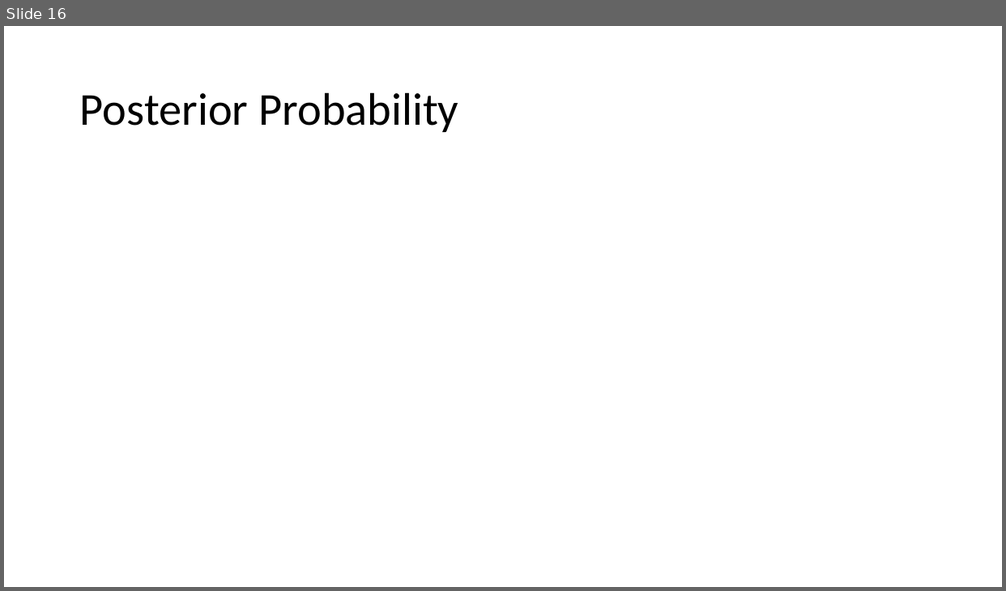
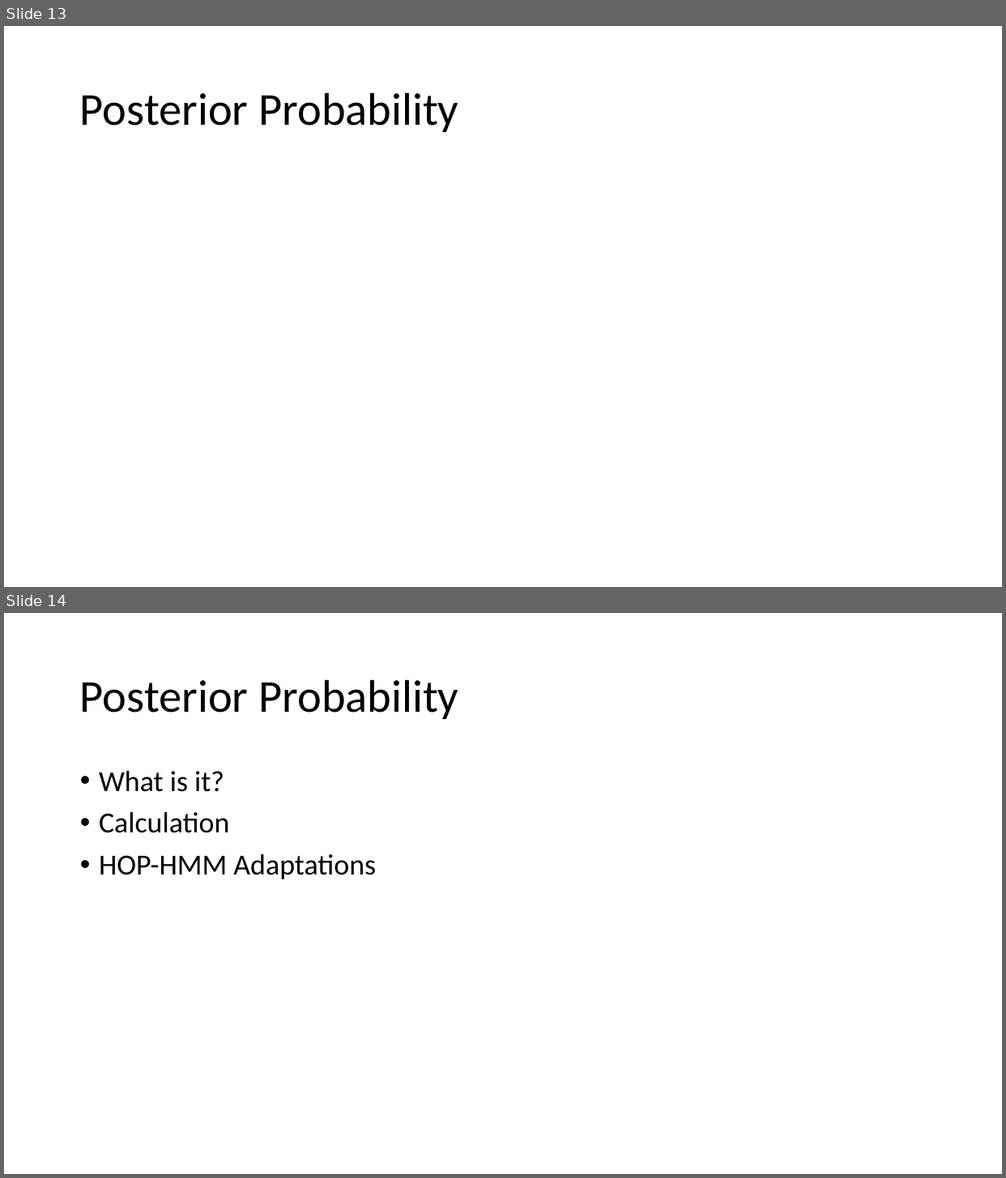
Before and after one commit to David-Taub/HOP-HMM, a slide deck: Help/ThesesPresentation2.pptx. Shown one above the other, each under a label of ours: slide 16 before the commit, slides 13 and 14 after it. The pictures are 1006x591 and 1006x1178 pixels, drawn with LibreOffice and Linux fonts; fonts in the diff are those of the drawing; grey boxes stand for pictures. Boxes give left, top, right and bottom in pixels: in the first picture for what was removed or moved away, otherwise in the second. Text is boxed around its words. In the diff, an @@ line names an element or a change of style, - is before the commit and + after.

```diff
--- a/Help/ThesesPresentation2.pptx
+++ b/Help/ThesesPresentation2.pptx
@@ slide 14 added at box(4, 613, 1002, 1174), background #FFFFFF @@
@@ title added at box(80, 679, 458, 719), 44 pt, text #000000 @@
+Posterior Probability
@@ text added at box(99, 771, 376, 879), 28 pt, text #000000 @@
+• What is it?
+• Calculation
+• HOP-HMM Adaptations
@@ what was slide 16 is now slide 13 @@
```
Also in this commit, not shown: 11 slides changed, 3 other slides added, 3 other files.
